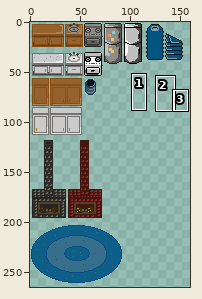
A sprite sheet gets an edit: img/CarpentryItems.png. Above, an overview of the earlier version with the close-up marked.
Close-up. Before the edit:
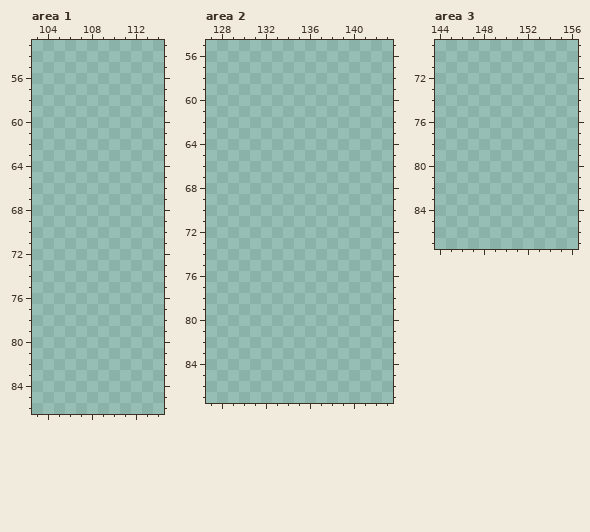
The file is 312x312 pixels. Colours within 5 levels of each other are drawn and written as one. Shown: area 1: x 103..114, y 53..86; area 2: x 127..143, y 55..87; area 3: x 144..156, y 69..87. The wide view leaves out empty margins. The commit also changed other parts of the picture, which this record leaves out.
Palette (. is transparent): 
The same view after the edit:
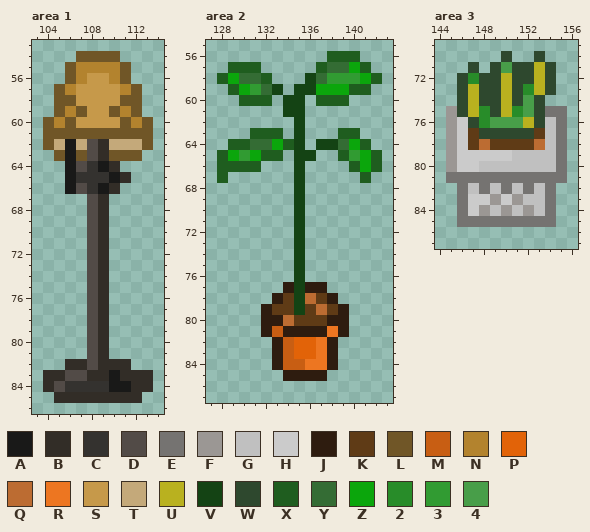
Colours new in this view: A #191918  B #322d27  C #34322f  D #524b47  E #757371  F #9b9794  G #c0c0c0  H #cbcbcb  J #2e1c0f  K #5f3b16  L #705627  M #c85e13  N #b3832e  P #e26308  Q #bc6c32  R #ed7621  S #c6994a  T #c4a97a  U #b9b11f  V #144314  W #2e482e  X #1f5d1f  Y #346c34  Z #0ba60c  2 #288c29  3 #319b32  4 #489e49
From old to new:
Changed rows in their new state; - is an unchanged pixel.
Area 1:
first column x 104:
54 ---LLLL---
55 --LNNNNL--
56 --LNSSNL--
57 -LNSSSSNL-
58 -LLSSSSLL-
59 -LNLSSLNL-
60 LNLSSSSLNL
61 LLLLLLLLLL
62 LTATDBTTTL
63 -LALDBLLL-
64 --ADCAB---
65 --ACCCAB--
66 --ADCAB---
67 ----DB----
68 ----DB----
69 ----DB----
70 ----DB----
71 ----DB----
72 ----DB----
73 ----DB----
74 ----DB----
75 ----DB----
76 ----DB----
77 ----DB----
78 ----DB----
79 ----DB----
80 ----DB----
81 ----DB----
82 --BBDBBB--
83 BBDDBBABBB
84 BDCCCCAABB
85 -BBBBBBBB-
Area 2:
first column x 128:
56 ----------XXX--
57 -XXX-----XYYZX-
58 XZYYX---VY333ZX
59 -XZ3YV-VVZZZXX-
60 --XXX-VV-XXX---
61 ------VV-------
62 -------V-------
63 ---XXX-V---XX--
64 -XXYYZXV-VVYZX-
65 XZ3ZXX-VV--X3ZX
66 XXXX---V----XZX
67 X------V-----X-
68 -------V-------
69 -------V-------
70 -------V-------
71 -------V-------
72 -------V-------
73 -------V-------
74 -------V-------
75 -------V-------
76 -------V-------
77 ------JVJJ-----
78 -----JKVQKJ----
79 ----JKKVKQKJ---
80 ----JJQKKKJJ---
81 ----JMJJJJRJ---
82 -----JMPPRJ----
83 -----JMPPRJ----
84 -----JMMRRJ----
85 ------JJJJ-----
Area 3:
first column x 145:
70 -----W--W--
71 --W-W4WWUW-
72 -W2WWUWWUW-
73 -WUWWUW2UW-
74 -WUWWUW4W--
75 FWU2WU24WEE
76 FHW2444UWGE
77 FHKWWWWWKGE
78 FHKQKKKKQGE
79 FHHHHHGGGGE
80 FHHGGGGGGGE
81 EEEEEEEEEEE
82 -EGEGEGEGE-
83 -EHHFHFGGE-
84 -EHFGFGFGE-
85 -EEEEEEEEE-
Pixel boxes of the changes (left, top, right, bottom) in both close-ups:
added: (43, 51, 153, 403)
added: (217, 51, 382, 381)
added: (446, 51, 567, 227)
